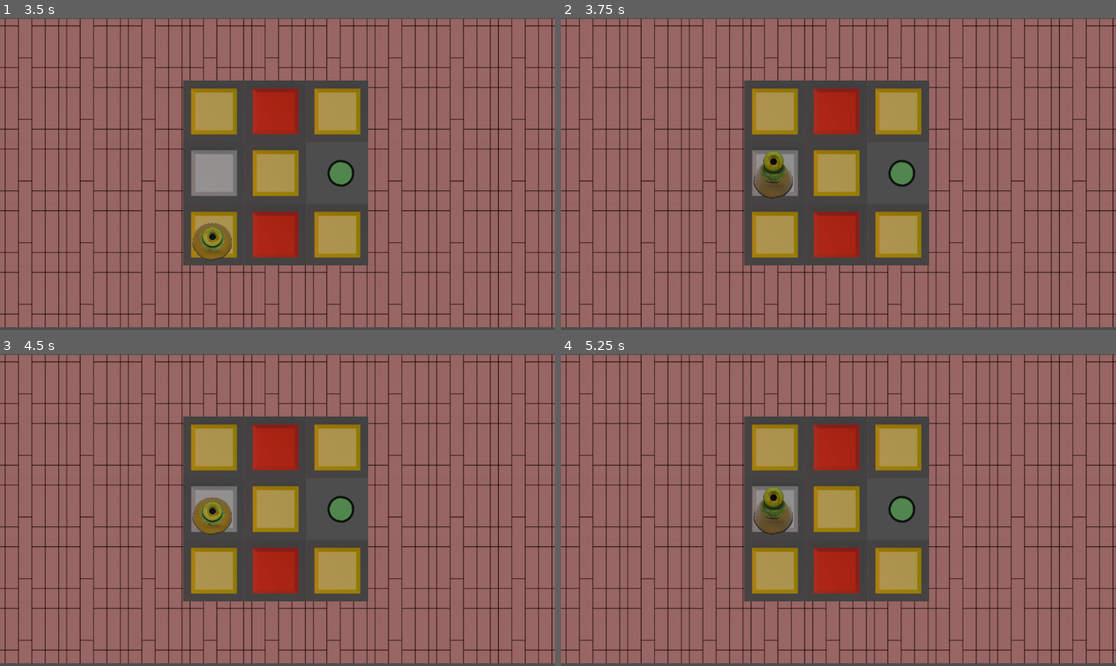
Above: before the commit, frames 1-4 (two rows, left to right).
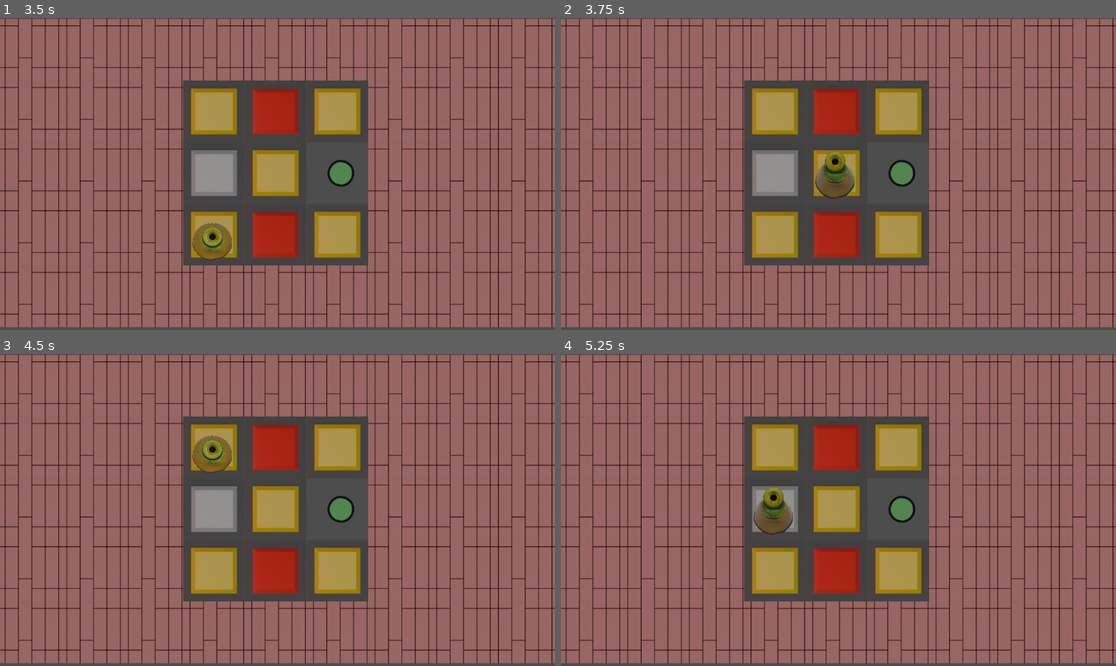
Above: after the commit, the same moments.

Repository: Crizomb/TrucMhajong
Game: Godot game, scene res://scenes/menus/main_menu.tscn
The game is run twice, just before and just after one commit, with the same random seed, the same clock (stepped at 60 frames per second) and the same inputs.
Inputs:
- Up to frame 1 (3.5 s): click "Start" at 0.5 s; click "1" at 1.25 s; tap Enter at 2 s; hold D (Right) 2.03-2.78 s; tap K (MaSuperActionDeTest) at 2.1 s; tap R (Restart) at 2.75 s; hold S (Down) from 2.78 s (still down); tap Shift (ToggleCrouch) at 2.85 s
- Up to frame 2 (3.75 s): tap R (Restart) at 3.5 s; release S (Down) at 3.53 s; hold D (Right) from 3.53 s (still down); tap K (MaSuperActionDeTest) at 3.6 s
- Up to frame 3 (4.5 s): tap R (Restart) at 4.25 s; release D (Right) at 4.28 s; hold W (Up) from 4.28 s (still down); tap Shift (ToggleCrouch) at 4.35 s
- Up to frame 4 (5.25 s): tap R (Restart) at 5 s; release W (Up) at 5.03 s; hold A (Left) from 5.03 s (still down); tap K (MaSuperActionDeTest) at 5.1 s

Frame 1 is identical in both runs. In frame 2, 1.5% of the frame differs, in the area x 34-53%, y 42-58%; in frame 3, 1.3%; in frame 4, nothing differs.

Commit message:
Le reset reset bien

Diff:
--- a/entities/player/player.gd
+++ b/entities/player/player.gd
@@ -43,6 +43,7 @@
 		move_direction(direction)
 	if Input.is_action_just_pressed("Restart"):
 		Global.restart_level()
+		Global.init_player_state()
 
 func move_direction(direction: Global.Direction):
 	var moved : bool = false
